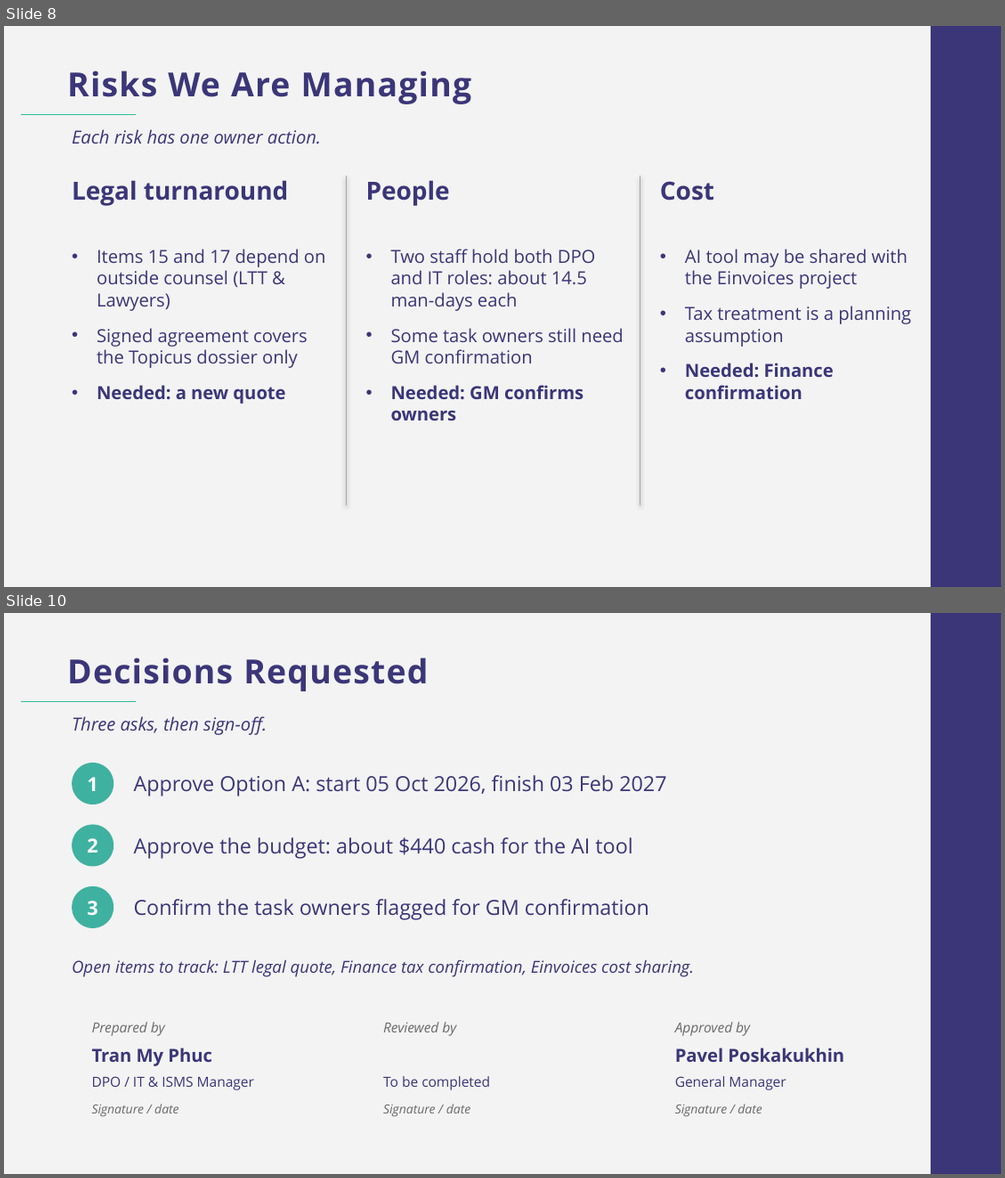
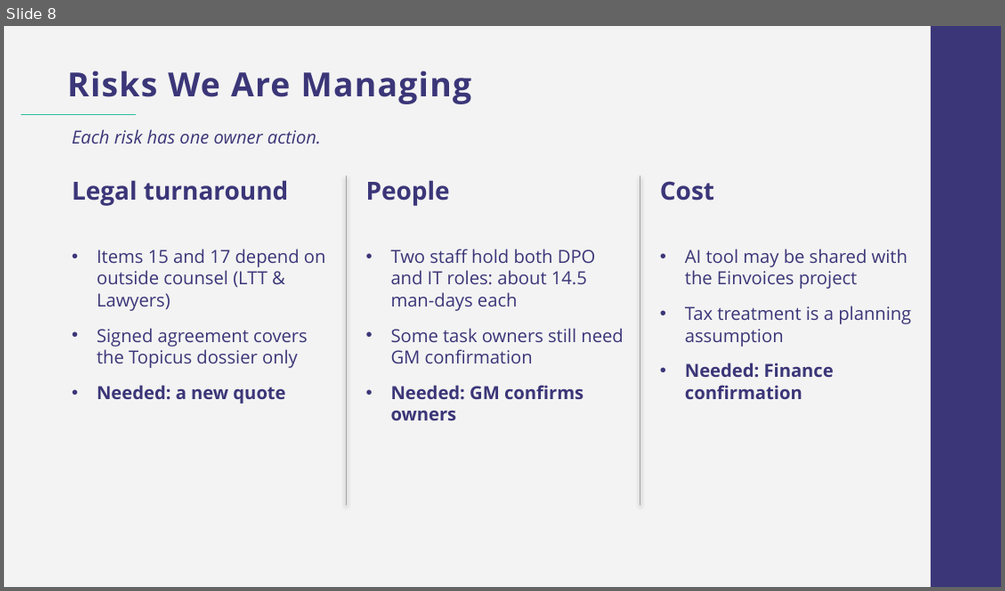
Before and after one commit to tranmyphuc/docs, a slide deck: SGH_Asia_PDPL_BOD_Deck.pptx. Shown one above the other, each under a label of ours: slides 8 and 10 before the commit, slide 8 after it; the slides between them are not shown. The pictures are 1005x1178 and 1005x591 pixels, drawn with LibreOffice and Linux fonts; fonts in the diff are those of the drawing; background and template pictures are left out. Boxes give left, top, right and bottom in pixels: in the first picture for what was removed or moved away, otherwise in the second. Text is boxed around its words. In the diff, an @@ line names an element or a change of style, - is before the commit and + after.

```diff
--- a/SGH_Asia_PDPL_BOD_Deck.pptx
+++ b/SGH_Asia_PDPL_BOD_Deck.pptx
@@ slide 10 removed at box(4, 613, 1001, 1174), background #F3F3F3; not listed: 3 template elements that a slide beside it also shows @@
@@ title removed at box(67, 657, 428, 691) @@
-Decisions Requested
@@ text removed at box(72, 716, 267, 735) @@
-Three asks, then sign-off.
@@ ellipse removed at box(72, 763, 113, 804) @@
-1
@@ text removed at box(134, 775, 666, 796) @@
-Approve Option A: start 05 Oct 2026, finish 03 Feb 2027
@@ ellipse removed at box(72, 824, 113, 866) @@
-2
@@ text removed at box(134, 837, 632, 859) @@
-Approve the budget: about $440 cash for the AI tool
@@ ellipse removed at box(72, 886, 113, 928) @@
-3
@@ text removed at box(134, 899, 649, 920) @@
-Confirm the task owners flagged for GM confirmation
@@ text removed at box(72, 959, 694, 977) @@
-Open items to track: LTT legal quote, Finance tax confirmation, Einvoices cost sharing.
@@ rounded rectangle removed at box(72, 1006, 346, 1127) @@
@@ rounded rectangle removed at box(363, 1006, 637, 1127) @@
@@ rounded rectangle removed at box(655, 1006, 929, 1127) @@
@@ text removed at box(92, 1022, 165, 1036) @@
-Prepared by
@@ text removed at box(383, 1022, 456, 1036) @@
-Reviewed by
@@ text removed at box(675, 1022, 750, 1036) @@
-Approved by
@@ text removed at box(92, 1047, 212, 1066) @@
-Tran My Phuc
@@ text removed at box(675, 1047, 844, 1062) @@
-Pavel Poskakukhin
@@ text removed at box(92, 1076, 254, 1090) @@
-DPO / IT & ISMS Manager
@@ text removed at box(383, 1076, 490, 1090) @@
-To be completed
@@ text removed at box(675, 1076, 785, 1090) @@
-General Manager
@@ text removed at box(92, 1103, 178, 1117) @@
-Signature / date
@@ text removed at box(383, 1103, 470, 1117) @@
-Signature / date
@@ text removed at box(675, 1103, 761, 1117) @@
-Signature / date
```
Also in this commit, not shown: 2 slides changed.
